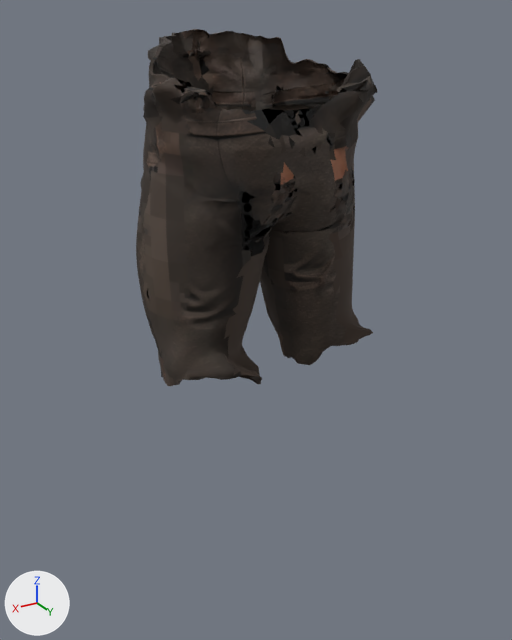
Two versions of the glTF model assets/models/gear/trousers.glb, one commit apart.
Camera for both pictures: a camera (50 mm lens) standing at (0.698, 1.169, 1.177) and looking at (-0.015, -0.018, 0.583). Arrows for +X, +Y and +Z are at lower left; the lights stay in place. The first picture is the older version. Where no turn or scale is listed for an object, it has been applied to the vertices. Vertices at exactly the same position are counted once.

Names of what the first picture shows: 'trousers'.
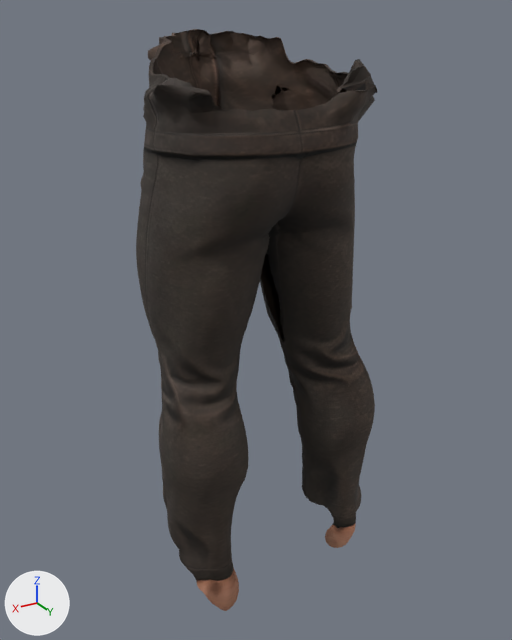
Changed parts and their boxes [x1, y1, x2, y2] in the pictures (512 x 640 px):
'trousers', reshaped (63% taller): before [136, 29, 377, 386]; after [136, 29, 377, 611]
part 1 of me_mesh_0_002, built on: before [158, 303, 373, 386]; after [158, 303, 375, 611]
part 2 of me_mesh_0_002, surface changed: [138, 32, 372, 371] in both

Diff of the bpy script that builds the scene:
```diff
--- a/assets/models/gear/trousers.glb.py
+++ b/assets/models/gear/trousers.glb.py
@@ me_mesh_0_002 @@
 # used by ob_trousers; location = (0.0, 0.0, 0.0)
-me_mesh_0_002.from_pydata(...)  # 5050 vertices, 9765 faces; spans x -0.229..0.231, y -0.242..0.184, z 0.456..1.151
+me_mesh_0_002.from_pydata(...)  # 6508 vertices, 12673 faces; spans x -0.247..0.247, y -0.242..0.184, z 0.024..1.151
+# me_mesh_0_002 part 1: 149 vertices moved from x -0.217..0.231, y -0.062..0.145, z 0.464..0.608 to x -0.217..0.219, y -0.062..0.107, z 0.464..0.608; 382 vertices removed from x -0.225..0.224, y -0.06..0.155, z 0.456..0.584; 1840 vertices added at x -0.247..0.247, y -0.06..0.173, z 0.024..0.566
+# me_mesh_0_002 part 2: 9041 kept faces spanning x -0.229..0.229, y -0.242..0.184, z 0.464..1.151 get new texture (UV) coordinates
 me_mesh_0_002.materials.append(mat_cloth)
```
